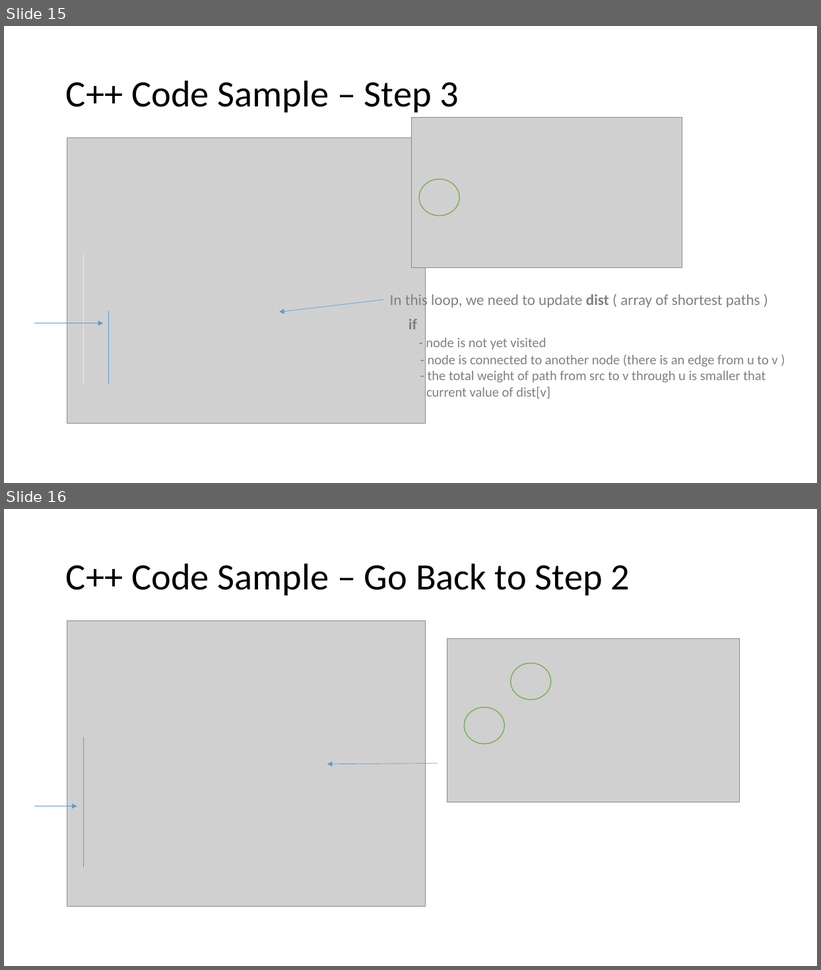
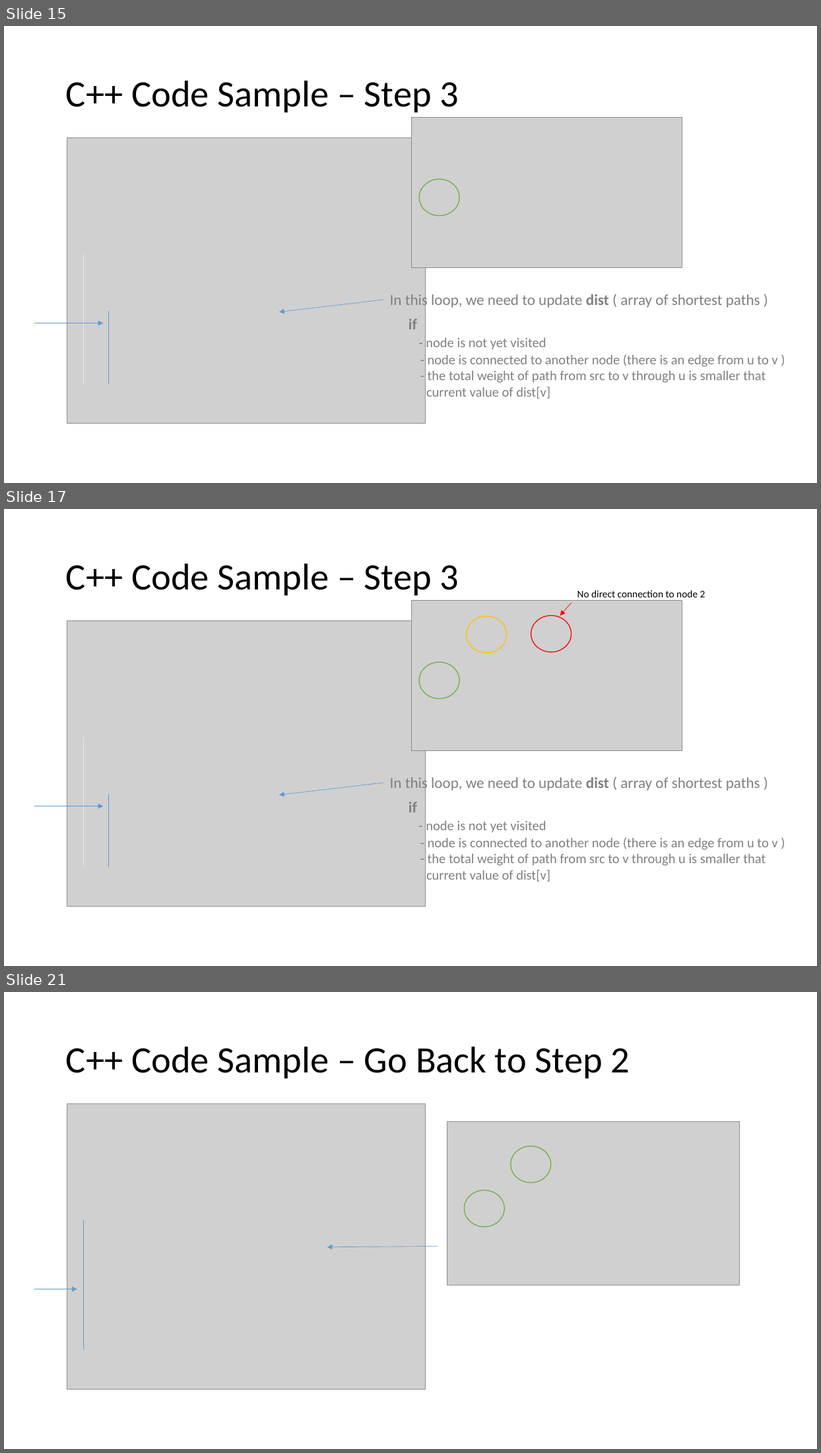
Before and after one commit to belavina/Assignment3_DSA, a slide deck: Assignment3_DSA_Belavina.pptx. Shown one above the other, each under a label of ours: slides 15 and 16 before the commit, slides 15, 17 and 21 after it; the slides between them are not shown. The pictures are 821x970 and 821x1453 pixels, drawn with LibreOffice and Linux fonts; fonts in the diff are those of the drawing; grey boxes stand for pictures. Boxes give left, top, right and bottom in pixels: in the first picture for what was removed or moved away, otherwise in the second. Text is boxed around its words. In the diff, an @@ line names an element or a change of style, - is before the commit and + after.

```diff
--- a/Assignment3_DSA_Belavina.pptx
+++ b/Assignment3_DSA_Belavina.pptx
@@ slide 17 added at [4, 509, 817, 966], background #FFFFFF @@
@@ title added at [66, 563, 459, 595], 44 pt, text #000000 @@
+C++ Code Sample – Step 3
@@ picture added at [411, 601, 682, 751] @@
@@ arrow added from (572, 603) to (560, 616), #FF0000 0.5 pt @@
@@ text added at [578, 590, 706, 601], 12 pt, text #000000 @@
+No direct connection to node 2
@@ picture added at [67, 621, 426, 907] @@
@@ ellipse added at [467, 617, 507, 653], outline #FFC000 1 pt @@
@@ ellipse added at [531, 616, 572, 652], outline #FF0000 1 pt @@
@@ ellipse added at [419, 662, 459, 698], outline #70AD47 1 pt @@
@@ line added from (84, 737) to (84, 867), #DEEBF7 0.5 pt @@
@@ arrow added from (384, 783) to (279, 795), #5B9BD5 0.5 pt @@
@@ text added at [390, 776, 760, 793], 18 pt, text #808080 @@
+In this loop, we need to update dist ( array of shortest paths )
@@ line added from (108, 795) to (108, 867), #5B9BD5 0.5 pt @@
@@ text added at [409, 802, 778, 882], 16 pt, text #808080 @@
+if
+- node is not yet visited
+- node is connected to another node (there is an edge from u to v )
+- the total weight of path from src to v through u is smaller that
+current value of dist[v]
@@ arrow added from (34, 807) to (104, 807), #5B9BD5 0.5 pt @@
@@ what was slide 16 is now slide 21 @@
```
Also in this commit, not shown: 1 slide changed, 4 other slides added.
